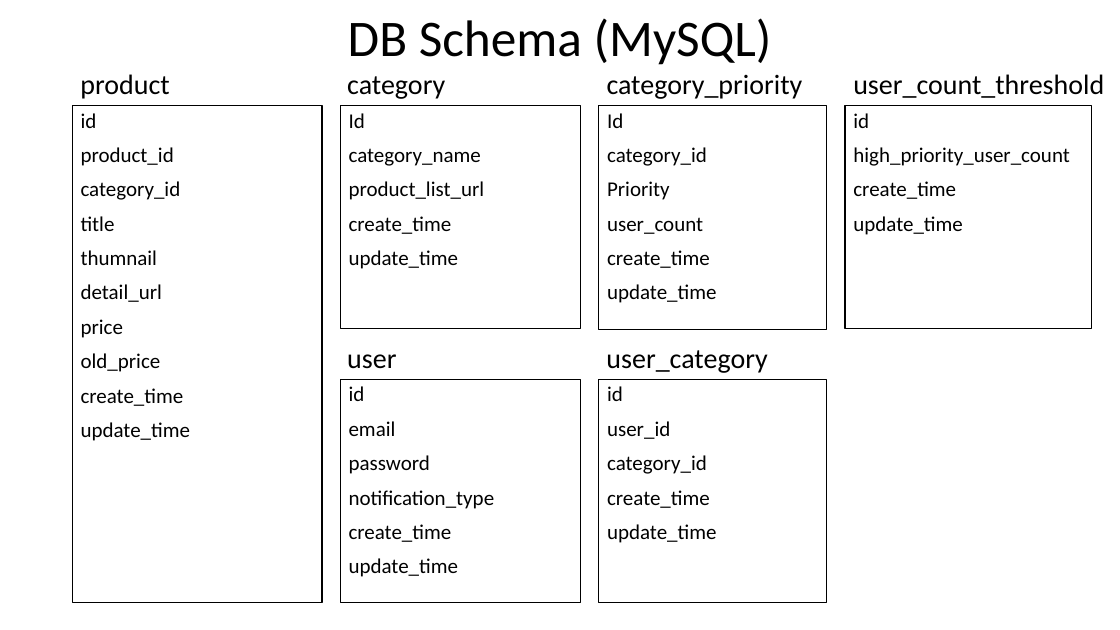
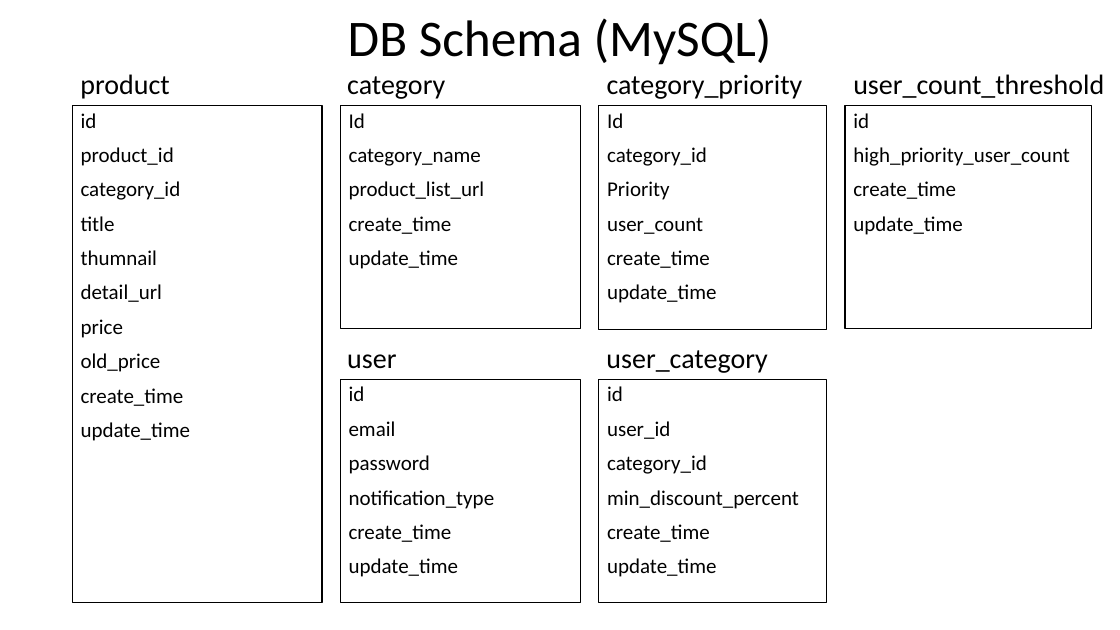
Before and after one commit to youhusky/price-monitoring-system, a slide deck: slide 4 of PriceMonitoringDesign.pptx. Drawn at 1120x630 pixels with LibreOffice and Linux fonts; fonts in the diff are those of the drawing. Boxes give left, top, right and bottom in pixels: in the first picture for what was removed or moved away, otherwise in the second. Text is boxed around its words. In the diff, an @@ line names an element or a change of style, - is before the commit and + after.

```diff
--- a/PriceMonitoringDesign.pptx
+++ b/PriceMonitoringDesign.pptx
@@ text in rectangle at <box>607,490,799,509</box>: paragraph added @@
+min_discount_percent
```
Also in this commit, not shown: 3 other slides changed, 1 other file.
